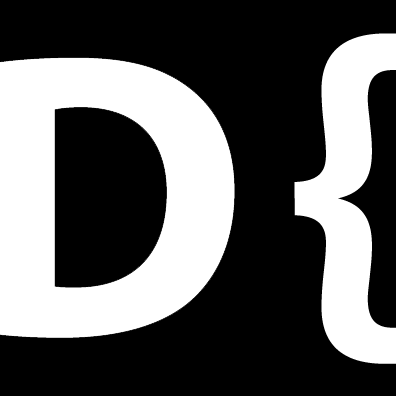
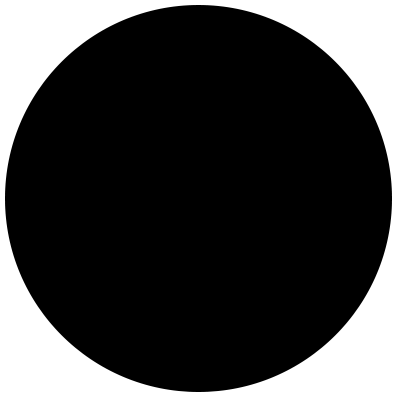
Layers edited between the first and the second 396 × 396 image:
renamed "D" to "Layer 1", painted on it, unmasked it over [0,0,396,396]
